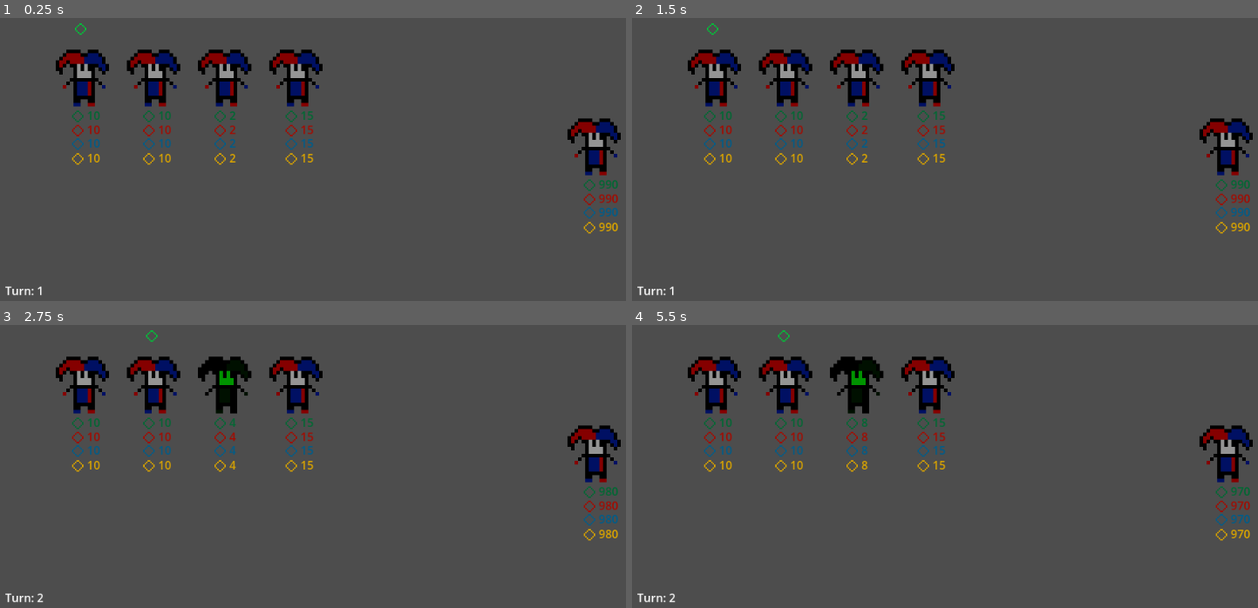
Above: before the commit, frames 1-4 (two rows, left to right).
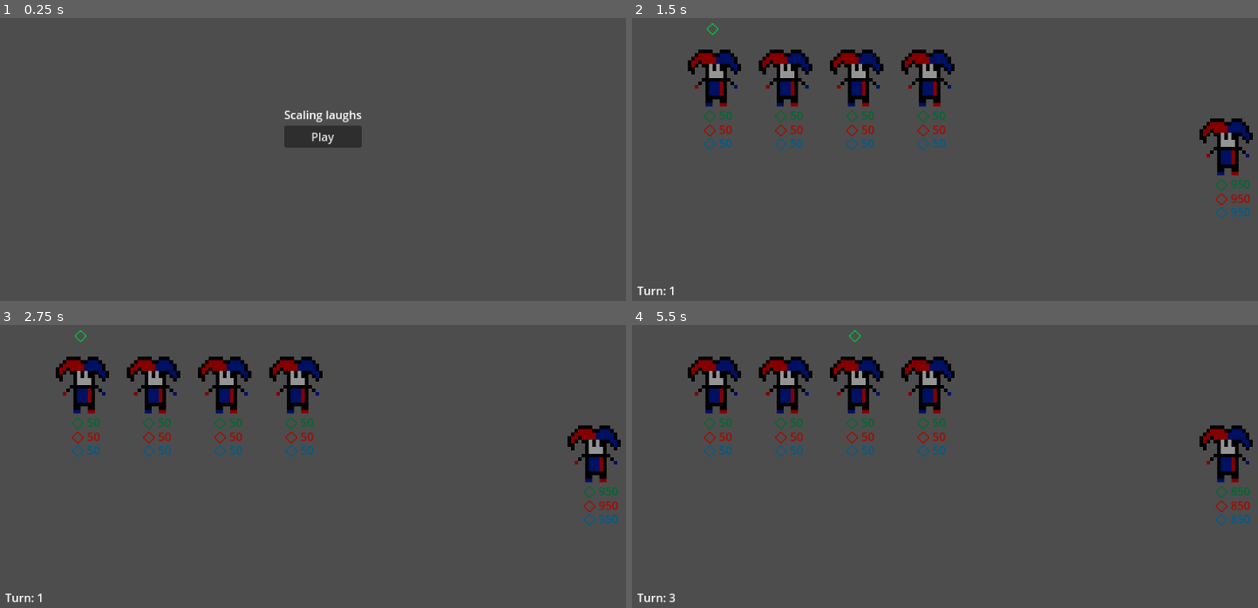
Above: after the commit, the same moments.

Repository: TNicoletti/MakeMeLaughGJ
Game: Godot game, scene res://Scenes/Menu.tscn
The game is run twice, just before and just after one commit, with the same random seed, the same clock (stepped at 60 frames per second) and the same inputs. Before the commit the project starts from res://Scenes/Main.tscn. The engine's default icon, where the game draws it, is replaced by a stand-in: a white triangle on a blue panel in a dark square.
Inputs (mouse positions are in pixels of both pictures, inside the frame that each line leads up to):
- Up to frame 1 (0.25 s): no input
- Up to frame 2 (1.5 s): click (957, 136) at 0.5 s, where only the run after the commit has a clickable "Play"; click (970, 261) at 1.25 s, where only the run after the commit has a clickable "Pronto"
- Up to frame 3 (2.75 s): tap Enter at 2 s
- Up to frame 4 (5.5 s): tap Space at 2.75, 5 s; tap Enter at 4.25 s

The runs differ from the first frame. In frame 1, 7.2% of the frame differs, in the area x 0-100%, y 1-99%; in frame 2, 0.6%; in frame 3, 1.2%; in frame 4, 1.2%.

Commit message:
allies based on array and menu music added

Diff:
--- a/Scenes/Main.tscn
+++ b/Scenes/Main.tscn
@@ -8,37 +8,14 @@
 [node name="pos_a_1" type="Node2D" parent="."]
 position = Vector2(150, 200)
 
-[node name="Char" parent="pos_a_1" instance=ExtResource("1_d002j")]
-hability = 3
-hability_description = "Doubles next damage"
-
 [node name="pos_a_2" type="Node2D" parent="."]
 position = Vector2(250, 200)
-
-[node name="Char" parent="pos_a_2" instance=ExtResource("1_d002j")]
-hability_description = "Multiplies own stats by 1.3"
 
 [node name="pos_a_3" type="Node2D" parent="."]
 position = Vector2(350, 200)
 
-[node name="Char" parent="pos_a_3" instance=ExtResource("1_d002j")]
-g_laugh = 2
-b_laugh = 2
-r_laugh = 2
-y_laugh = 2
-hability = 2
-hability_description = "Next turn will be executed twice"
-
 [node name="pos_a_4" type="Node2D" parent="."]
 position = Vector2(450, 200)
-
-[node name="Char" parent="pos_a_4" instance=ExtResource("1_d002j")]
-g_laugh = 15
-b_laugh = 15
-r_laugh = 15
-y_laugh = 15
-hability = 4
-hability_description = "Nothing"
 
 [node name="pos_e_1" type="Node2D" parent="."]
 position = Vector2(869, 297)
@@ -47,7 +24,6 @@
 g_laugh = 1000
 b_laugh = 1000
 r_laugh = 1000
-y_laugh = 1000
 hability = 0
 hability_description = ""
 
--- a/Scenes/Menu.tscn
+++ b/Scenes/Menu.tscn
@@ -1,23 +1,32 @@
-[gd_scene load_steps=2 format=3 uid="uid://utktiwuarbrv"]
+[gd_scene load_steps=3 format=3 uid="uid://cm85ddienyg5j"]
 
 [ext_resource type="Script" path="res://Scripts/btn_start.gd" id="1_0h1vl"]
+[ext_resource type="AudioStream" uid="uid://bd3l8dvbeixbl" path="res://Assets/Audio/Music/Música menu Final.ogg" id="2_qkmfp"]
 
 [node name="Node2D" type="Node2D"]
 
-[node name="Button" type="Button" parent="."]
-offset_left = 152.0
-offset_top = 88.0
-offset_right = 288.0
-offset_bottom = 152.0
+[node name="VBoxContainer" type="VBoxContainer" parent="."]
+offset_left = 436.0
+offset_top = 240.0
+offset_right = 545.0
+offset_bottom = 298.0
+size_flags_horizontal = 4
+size_flags_vertical = 4
+
+[node name="Label" type="Label" parent="VBoxContainer"]
+layout_mode = 2
+text = "Scaling laughs"
+horizontal_alignment = 1
+
+[node name="Button" type="Button" parent="VBoxContainer"]
+layout_mode = 2
 text = "Play"
 script = ExtResource("1_0h1vl")
 
-[node name="Label" type="Label" parent="."]
-offset_left = 118.0
-offset_top = 34.0
-offset_right = 322.0
-offset_bottom = 87.0
-text = "Scaling laughs"
-horizontal_alignment = 1
+[node name="AudioStreamPlayer" type="AudioStreamPlayer" parent="."]
+stream = ExtResource("2_qkmfp")
+volume_db = -15.0
+autoplay = true
+stream_paused = true
 
-[connection signal="pressed" from="Button" to="Button" method="_on_pressed"]
+[connection signal="pressed" from="VBoxContainer/Button" to="VBoxContainer/Button" method="_on_pressed"]
--- a/Scenes/SelectScreen.tscn
+++ b/Scenes/SelectScreen.tscn
@@ -116,6 +116,15 @@
 texture_normal = ExtResource("1_r7qyp")
 flip_v = true
 
+[node name="Button" type="Button" parent="."]
+layout_mode = 0
+offset_left = 345.0
+offset_top = 418.0
+offset_right = 674.0
+offset_bottom = 495.0
+theme_override_font_sizes/font_size = 50
+text = "Pronto"
+
 [connection signal="pressed" from="HBoxContainer/VBoxContainer/CenterContainer2/BotaoSuperior" to="." method="_on_botao_superior1_pressed" binds= [0]]
 [connection signal="pressed" from="HBoxContainer/VBoxContainer/CenterContainer/BotaoInferior" to="." method="_on_botao_inferior1_pressed" binds= [0]]
 [connection signal="pressed" from="HBoxContainer/VBoxContainer2/CenterContainer/BotaoSuperior" to="." method="_on_botao_superior1_pressed" binds= [1]]
@@ -123,3 +132,5 @@
 [connection signal="pressed" from="HBoxContainer/VBoxContainer3/CenterContainer/BotaoSuperior" to="." method="_on_botao_superior1_pressed" binds= [2]]
 [connection signal="pressed" from="HBoxContainer/VBoxContainer3/CenterContainer2/BotaoInferioir" to="." method="_on_botao_inferior1_pressed" binds= [2]]
 [connection signal="pressed" from="HBoxContainer/VBoxContainer4/CenterContainer/BotaoSuperior" to="." method="_on_botao_superior1_pressed" binds= [3]]
+[connection signal="pressed" from="HBoxContainer/VBoxContainer4/CenterContainer2/BotaoInferior" to="." method="_on_botao_inferior1_pressed" binds= [3]]
+[connection signal="pressed" from="Button" to="." method="_on_button_pressed"]
--- a/Scenes/char.tscn
+++ b/Scenes/char.tscn
@@ -54,19 +54,6 @@
 scale = Vector2(2, 2)
 texture = ExtResource("2_8f5kp")
 
-[node name="y_label" type="Label" parent="."]
-modulate = Color(0.854902, 0.643137, 0, 1)
-offset_left = 9.0
-offset_top = 101.0
-offset_right = 59.0
-offset_bottom = 124.0
-text = "xxxxx"
-
-[node name="Simboll" type="Sprite2D" parent="y_label"]
-position = Vector2(-13, 13)
-scale = Vector2(2, 2)
-texture = ExtResource("2_8f5kp")
-
 [node name="is_turn" type="Sprite2D" parent="."]
 visible = false
 modulate = Color(0, 0.768627, 0.223529, 1)
--- /dev/null
+++ b/Scenes/char1.tscn
@@ -0,0 +1,10 @@
+[gd_scene load_steps=2 format=3 uid="uid://5pboq1wsx7x4"]
+
+[ext_resource type="PackedScene" uid="uid://b44cnp22f7gby" path="res://Scenes/char.tscn" id="1_4sv66"]
+
+[node name="Char" instance=ExtResource("1_4sv66")]
+g_laugh = 50
+b_laugh = 50
+r_laugh = 50
+hability = 0
+hability_description = ""
--- /dev/null
+++ b/Scenes/char2.tscn
@@ -0,0 +1,7 @@
+[gd_scene load_steps=2 format=3 uid="uid://cxaivbuok0gws"]
+
+[ext_resource type="PackedScene" uid="uid://b44cnp22f7gby" path="res://Scenes/char.tscn" id="1_jelg5"]
+
+[node name="Char" instance=ExtResource("1_jelg5")]
+hability = 3
+hability_description = "next character attacks twice"
--- /dev/null
+++ b/Scenes/char3.tscn
@@ -0,0 +1,6 @@
+[gd_scene load_steps=2 format=3 uid="uid://dcsxep7jen80d"]
+
+[ext_resource type="PackedScene" uid="uid://b44cnp22f7gby" path="res://Scenes/char.tscn" id="1_bvinj"]
+
+[node name="Char" instance=ExtResource("1_bvinj")]
+hability_description = "Increases right ally attack gradually"
--- /dev/null
+++ b/Scenes/char4.tscn
@@ -0,0 +1,7 @@
+[gd_scene load_steps=2 format=3 uid="uid://b0xb1jduucacw"]
+
+[ext_resource type="PackedScene" uid="uid://b44cnp22f7gby" path="res://Scenes/char.tscn" id="1_unk6u"]
+
+[node name="Char" instance=ExtResource("1_unk6u")]
+hability = 2
+hability_description = "Gradually Increases its own attack"
--- /dev/null
+++ b/Scenes/char5.tscn
@@ -0,0 +1,10 @@
+[gd_scene load_steps=2 format=3 uid="uid://bpmtitfn0lc0c"]
+
+[ext_resource type="PackedScene" uid="uid://b44cnp22f7gby" path="res://Scenes/char.tscn" id="1_7c1ol"]
+
+[node name="Char" instance=ExtResource("1_7c1ol")]
+g_laugh = 70
+b_laugh = 5
+r_laugh = 20
+hability = 0
+hability_description = ""
--- /dev/null
+++ b/Scenes/char6.tscn
@@ -0,0 +1,10 @@
+[gd_scene load_steps=2 format=3 uid="uid://k3qp4hkefmbd"]
+
+[ext_resource type="PackedScene" uid="uid://b44cnp22f7gby" path="res://Scenes/char.tscn" id="1_f6ohk"]
+
+[node name="Char" instance=ExtResource("1_f6ohk")]
+g_laugh = 5
+b_laugh = 60
+r_laugh = 60
+hability = 0
+hability_description = ""
--- a/Scripts/Character.gd
+++ b/Scripts/Character.gd
@@ -4,7 +4,7 @@
 @export var g_laugh = 10
 @export var b_laugh = 10
 @export var r_laugh = 10
-@export var y_laugh = 10
+
 
 @export var hability = 0
 @export var hability_description = ""
@@ -16,10 +16,9 @@
 	$g_label.text = str(g_laugh)
 	$r_label.text = str(r_laugh)
 	$b_label.text = str(b_laugh)
-	$y_label.text = str(y_laugh)
 
 func is_dead(): #Enemy function
-	return b_laugh < 0 and g_laugh < 0 and r_laugh < 0 and y_laugh < 0
+	return b_laugh < 0 and g_laugh < 0 and r_laugh < 0
 
 func set_turn():
 	$is_turn.visible = true
--- a/Scripts/SelectScreen.gd
+++ b/Scripts/SelectScreen.gd
@@ -15,3 +15,7 @@
 	GamePersistSg.ally[id]-=1
 	if GamePersistSg.ally[id]==-1:
 		GamePersistSg.ally[id]+=GamePersistSg.ALLY_MAX
+
+
+func _on_button_pressed():
+	get_tree().change_scene_to_file("res://Scenes/Main.tscn")
--- a/Scripts/btn_start.gd
+++ b/Scripts/btn_start.gd
@@ -1,5 +1,5 @@
 extends Node
 
 func _on_pressed():
-	get_tree().change_scene_to_file("res://Scenes/Main.tscn")
+	get_tree().change_scene_to_file("res://Scenes/SelectScreen.tscn")
 	pass # Replace with function body.
--- a/Scripts/fight_manager.gd
+++ b/Scripts/fight_manager.gd
@@ -1,12 +1,11 @@
 extends Node
 
-@onready var ally = [get_parent().get_node("pos_a_1/Char"),
-get_parent().get_node("pos_a_2/Char"),
-get_parent().get_node("pos_a_3/Char"),
-get_parent().get_node("pos_a_4/Char")]
+var ally
 #@onready var ally = GamePersistSg.ally
 
 @onready var enemy = get_parent().get_node("pos_e_1/Char")
+@onready var chars=[preload("res://Scenes/char1.tscn"),preload("res://Scenes/char2.tscn"),preload("res://Scenes/char3.tscn"),preload("res://Scenes/char4.tscn"),preload("res://Scenes/char5.tscn"),preload("res://Scenes/char6.tscn")]
+
 
 @export var turns = 15
 
@@ -14,6 +13,16 @@
 signal lose
 
 func _ready():
+	for i in range(len(GamePersistSg.ally)):
+		var parent =get_parent().get_node("pos_a_"+str(i+1))
+		var child=chars[GamePersistSg.ally[i]].instantiate()
+		parent.add_child(child)
+
+
+	ally= [get_parent().get_node("pos_a_1/Char"),
+get_parent().get_node("pos_a_2/Char"),
+get_parent().get_node("pos_a_3/Char"),
+get_parent().get_node("pos_a_4/Char")]
 	turn(1)
 	pass
 
@@ -22,6 +31,7 @@
 	if current_turn > turns:
 		print("You lose")
 		lose.emit()
+		lose2()
 		return #loose
 	update_turn(current_turn)
 	var at = (current_turn - 1) % 4
@@ -32,32 +42,29 @@
 		print(str(enemy.g_laugh) + " -= " + str(ally[at].g_laugh))
 		print(str(enemy.b_laugh) + " -= " + str(ally[at].b_laugh))
 		print(str(enemy.r_laugh) + " -= " + str(ally[at].r_laugh))
-		print(str(enemy.y_laugh) + " -= " + str(ally[at].y_laugh))
 		print("hability " + str(ally[at].hability))
 
 	enemy.g_laugh -= ally[at].g_laugh
 	enemy.b_laugh -= ally[at].b_laugh
 	enemy.r_laugh -= ally[at].r_laugh
-	enemy.y_laugh -= ally[at].y_laugh
 	enemy.update_label()
 	if ally[at].hability == 1:
 		if at + 1 < 4:
-			ally[at + 1].g_laugh *= 2
-			ally[at + 1].b_laugh *= 2
-			ally[at + 1].r_laugh *= 2
-			ally[at + 1].y_laugh *= 2
-			ally[at + 1].update_label()
-			ally[at + 1].animate_buff()
+			ally[(at + 1)%GamePersistSg.ALLY_MAX].g_laugh *= 2
+			ally[(at + 1)%GamePersistSg.ALLY_MAX].b_laugh *= 2
+			ally[(at + 1)%GamePersistSg.ALLY_MAX].r_laugh *= 2
+			ally[(at + 1)%GamePersistSg.ALLY_MAX].update_label()
+			ally[(at + 1)%GamePersistSg.ALLY_MAX].animate_buff()
 	if ally[at].hability == 2:
 		ally[at].g_laugh *= 1.3
 		ally[at].b_laugh *= 1.3
 		ally[at].r_laugh *= 1.3
-		ally[at].y_laugh *= 1.3
 		ally[at].update_label()
 		ally[at].animate_buff()
 
 	if enemy.is_dead():
 		print("GANHOU")
+		win2()
 		win.emit()
 		return
 	await get_tree().create_timer(2).timeout
@@ -72,3 +79,9 @@
 func update_turn(x):
 	get_parent().get_node("turn_label").text= "Turn: " + str(x)
 	pass
+
+func win2():
+	get_tree().change_scene_to_file("res://Scenes/SelectScreen.tscn")
+
+func lose2():
+	get_tree().change_scene_to_file("res://Scenes/SelectScreen.tscn")
--- a/project.godot
+++ b/project.godot
@@ -11,7 +11,7 @@
 [application]
 
 config/name="MakeMeLaughGJ"
-run/main_scene="res://Scenes/Main.tscn"
+run/main_scene="res://Scenes/Menu.tscn"
 config/features=PackedStringArray("4.2", "Forward Plus")
 config/icon="res://icon.svg"
 
Not shown: 1 places in Scenes/SelectScreen.tscn that only renumber resources
Not shown, added: Assets/Audio/Music/Música menu Final.ogg
